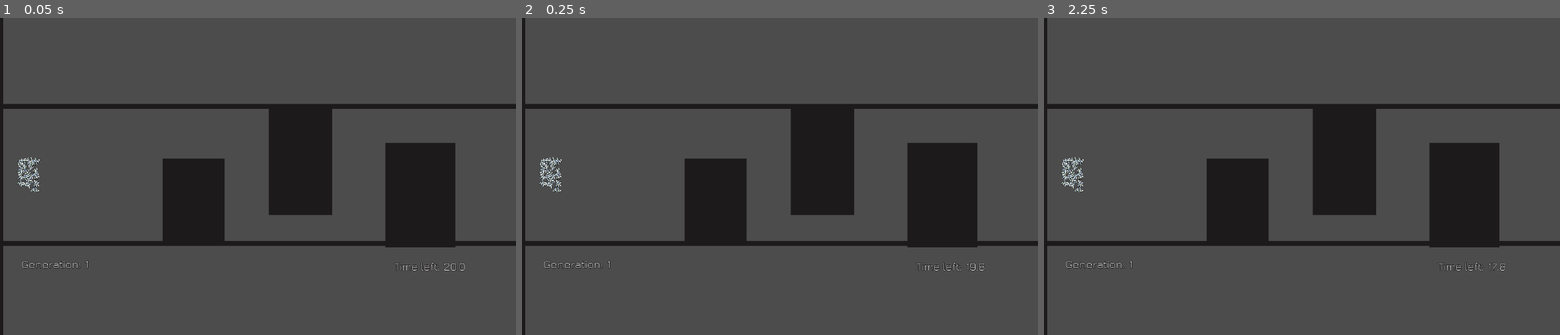
Above: before the commit, frames 1-3 (left to right).
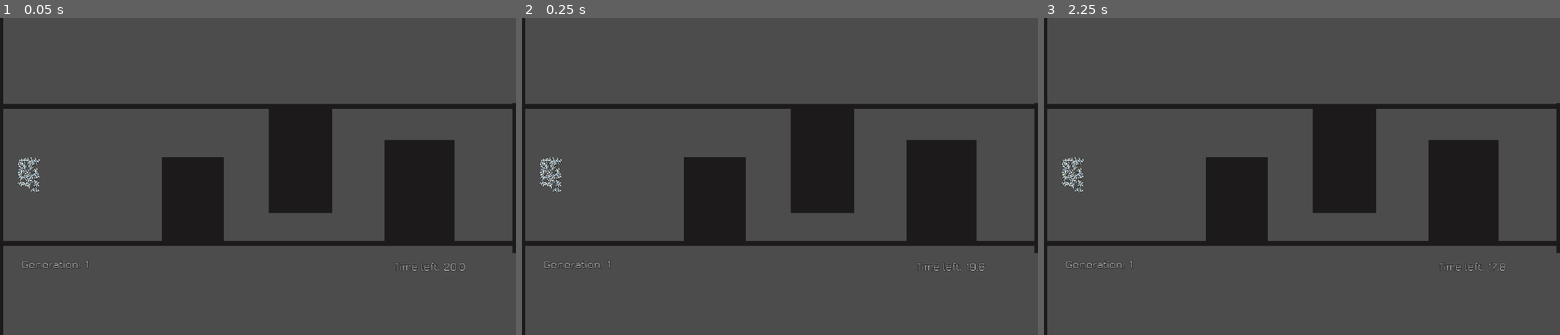
Above: after the commit, the same moments.

Repository: a0x77ry/plasmata
Game: Godot game, scene res://level1.tscn
The game is run twice, just before and just after one commit, with the same random seed, the same clock (stepped at 60 frames per second) and the same inputs.
Inputs:
- Up to frame 1 (0.05 s): no input
- Up to frame 2 (0.25 s): no input
- Up to frame 3 (2.25 s): tap Enter (ui_accept) at 0.5, 0.77, 1.25, 1.52 s

The runs differ from the first frame. In frame 1, 0.8% of the frame differs, in the area x 31-100%, y 26-75%; in frame 2, 0.8%; in frame 3, 0.8%.

Commit message:
Give bonus fitness for better time

Diff:
--- a/level1.tscn
+++ b/level1.tscn
@@ -26,47 +26,56 @@
 position = Vector2( 0, 131 )
 script = ExtResource( 3 )
 
-[node name="Wall" parent="." instance=ExtResource( 2 )]
+[node name="Walls" type="Node2D" parent="."]
+
+[node name="Wall" parent="Walls" instance=ExtResource( 2 )]
 position = Vector2( 477, 438 )
-scale = Vector2( -59.7816, 0.802072 )
+rotation = 3.14159
+scale = Vector2( 59.7816, -0.802072 )
 collision_layer = 3
 
-[node name="Area2D" type="Area2D" parent="Wall"]
+[node name="Area2D" type="Area2D" parent="Walls/Wall"]
 
-[node name="Wall2" parent="." instance=ExtResource( 2 )]
+[node name="Wall2" parent="Walls" instance=ExtResource( 2 )]
 position = Vector2( 511, 92 )
-scale = Vector2( -59.7816, 0.802072 )
+rotation = 3.14159
+scale = Vector2( 59.7816, -0.802072 )
 collision_layer = 3
 
-[node name="Wall3" parent="." instance=ExtResource( 2 )]
-position = Vector2( 488, 334 )
+[node name="Wall3" parent="Walls" instance=ExtResource( 2 )]
+position = Vector2( 486, 330 )
 rotation = 1.5708
 scale = Vector2( 6.88, 11.122 )
 collision_layer = 3
 
-[node name="Wall6" parent="." instance=ExtResource( 2 )]
-position = Vector2( 757, 232 )
+[node name="Wall6" parent="Walls" instance=ExtResource( 2 )]
+position = Vector2( 757, 227 )
 rotation = 1.5708
 scale = Vector2( 8.36, 11.482 )
 collision_layer = 3
 
-[node name="Wall7" parent="." instance=ExtResource( 2 )]
-position = Vector2( 1059, 316 )
+[node name="Wall7" parent="Walls" instance=ExtResource( 2 )]
+position = Vector2( 1057, 309 )
 rotation = 1.5708
 scale = Vector2( 8.28, 12.602 )
 collision_layer = 3
 
-[node name="Wall4" parent="." instance=ExtResource( 2 )]
+[node name="Wall4" parent="Walls" instance=ExtResource( 2 )]
 position = Vector2( 2, 273 )
-rotation = 1.5708
-scale = Vector2( -59.7816, 0.802072 )
+rotation = -1.57079
+scale = Vector2( 59.7816, -0.802072 )
 collision_layer = 3
 
-[node name="Wall5" parent="." instance=ExtResource( 2 )]
+[node name="Wall5" parent="Walls" instance=ExtResource( 2 )]
 position = Vector2( 2, 273 )
+rotation = -1.57079
+scale = Vector2( 59.7816, -0.802072 )
+collision_layer = 3
+
+[node name="Wall8" parent="Walls" instance=ExtResource( 2 )]
+position = Vector2( 1298, 273 )
 rotation = 1.5708
-scale = Vector2( -59.7816, 0.802072 )
-collision_layer = 3
+scale = Vector2( 11.8, 1 )
 
 [node name="SpawningArea" type="Area2D" parent="."]
 position = Vector2( 72, 266 )
--- a/scripts/agent.gd
+++ b/scripts/agent.gd
@@ -47,6 +47,8 @@
 ]
 var nn_h = []
 var genome: Dictionary = {} setget set_genome, get_genome
+var reached_the_end := false
+var time_left_when_finished := 0.0
 
 func _ready():
   randomize()
@@ -86,11 +88,15 @@
 
 
 func _physics_process(delta):
-  # get_player_input()
-  get_nn_controls(nn, get_sensor_input())
-  # rotation += rotation_dir * rotation_speed * delta
-  rotation += nn_rotation * rotation_speed * delta
-  velocity = move_and_slide(velocity)
+  if !reached_the_end:
+    # get_player_input()
+    get_nn_controls(nn, get_sensor_input())
+    # rotation += rotation_dir * rotation_speed * delta
+    rotation += nn_rotation * rotation_speed * delta
+    velocity = move_and_slide(velocity)
+  else:
+    rotation = 0.0
+    velocity = 0.0
 
 func set_genome(_genome):
    genome = _genome
@@ -166,3 +172,7 @@
   var real_speed = clamp(nn_speed * speed, 0.0, speed_limit)
   # var real_speed = 200.0 if nn_speed > 0 else 0.0
   velocity = Vector2(real_speed, 0).rotated(rotation)
+
+func finish(time_left: float):
+  reached_the_end = true
+  time_left_when_finished = time_left
--- a/scripts/level1.gd
+++ b/scripts/level1.gd
@@ -1,6 +1,4 @@
 extends Node2D
-
-const TARGET_POPULATION := 52
 
 onready var spawning_area = get_node("SpawningArea")
 onready var timer = get_node("Timer")
@@ -8,7 +6,7 @@
 onready var gen_counter = get_node("GenCounter/GenNumber")
 onready var curve = get_node("Path2D").curve
 
-var number_of_agents = TARGET_POPULATION
+var number_of_agents = Main.TARGET_POPULATION
 var number_of_extra_agents = 0
 var agents = []
 var agents_alive = []
@@ -72,7 +70,8 @@
 
 func _on_FinishLine_body_entered(body:Node):
   if body.is_in_group("agents"):
-    change_generation()
+    var agent = body as Node2D
+    agent.finished(timer.time_left)
 
 
 func _on_Timer_timeout():
--- a/scripts/main.gd
+++ b/scripts/main.gd
@@ -17,6 +17,7 @@
 const TARGET_POPULATION = 52
 const STALE_GENS_BEFORE_DEATH = 20
 const REQUIRED_SPECIES_IMPROVEMENT = 50
+const TIME_TO_FITNESS_MULTIPLICATOR = 70
 
 
 var random = RandomNumberGenerator.new()
@@ -41,7 +42,10 @@
 func calculate_fitness(curve: Curve2D, agents: Array):
   var _genomes = []
   for agent in agents:
-    agent.genome["fitness"] = curve.get_closest_offset(agent.position)
+    agent.genome["fitness"] = curve.get_closest_offset(agent.position) \
+        + agent.time_left_when_finished * TIME_TO_FITNESS_MULTIPLICATOR
+    # if agent.time_left_when_finished > 0.0:
+      # breakpoint
     _genomes.append(agent.genome.duplicate())
   genomes = _genomes
 
--- a/wall.tscn
+++ b/wall.tscn
@@ -19,11 +19,13 @@
 polygon = PoolVector2Array( -16, -7, 16, -7, 16, 7, -16, 7 )
 
 [node name="CollisionShape2D" type="CollisionShape2D" parent="."]
+visible = false
 shape = SubResource( 1 )
 
 [node name="Area2D" type="Area2D" parent="."]
 
 [node name="CollisionShape2D" type="CollisionShape2D" parent="Area2D"]
+visible = false
 scale = Vector2( 1.03, 1.03 )
 shape = SubResource( 2 )
 
Not shown, added: export_presets.cfg
